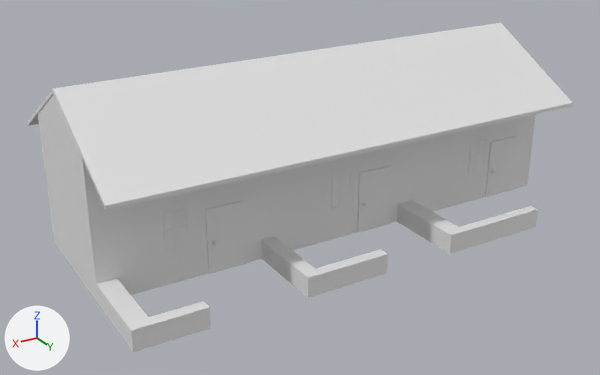
What one commit did to the FBX model Assets/BAYU/Assets/3D/Mentah/Environment & Building/Rumah-3.fbx.
One viewpoint serves both versions: a 50 mm camera at (50.5, 53.5, 28.1) aimed at (20.7, 3.9, 3.3). Lighting does not change. The marker at lower left points along +X, +Y and +Z. The picture after the commit comes second. Where no turn or scale is listed for an object, it has been applied to the vertices.

The older version as bpy lines, for what is in view:
```python
ob_cube = bpy.data.objects.new('Cube', me_cube)
ob_cube.location = (6.78, 2.02, 5.0)
ob_cylinder = bpy.data.objects.new('Cylinder', me_cylinder_001)
ob_cylinder.location = (6.24, 2.14, 9.74)
ob_jendela_1 = bpy.data.objects.new('Jendela-1', me_cube_004)
ob_jendela_1.location = (32.16, 7.08, 3.89)
ob_jendela_2 = bpy.data.objects.new('Jendela-2', me_cube_005)
ob_jendela_2.location = (19.1, 7.08, 3.89)
ob_jendela_3 = bpy.data.objects.new('Jendela-3', me_cube_006)
ob_jendela_3.location = (5.93, 7.08, 3.89)
ob_pintu_1 = bpy.data.objects.new('Pintu-1', me_cube_001)
ob_pintu_1.location = (28.5, 7.14, 2.44)
ob_pintu_2 = bpy.data.objects.new('Pintu-2', me_cube_002)
ob_pintu_2.location = (16.06, 7.14, 2.44)
ob_pintu_3 = bpy.data.objects.new('Pintu-3', me_cube_003)
ob_pintu_3.location = (3.15, 7.14, 2.44)
```
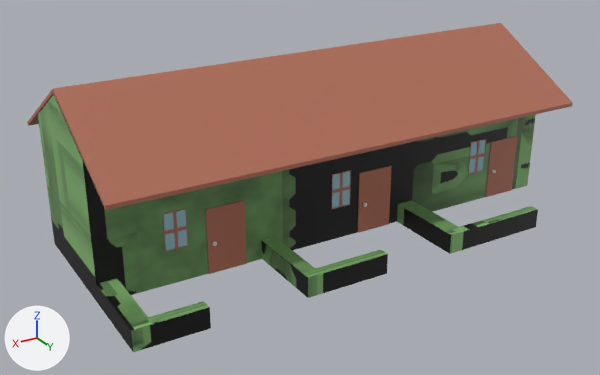
Where the newer file only moved an object's origin or applied its transform, the numbers keep the older frame.

Changed parts and their boxes (x1, y1, x2, y2) in the pictures (600 x 375 px):
'Cylinder', recoloured (white to brown): (27, 23, 573, 210) in both
'Cube', surface changed (darker): (38, 94, 538, 352) in both
'Pintu-1', recoloured (white to brown): (205, 200, 247, 274) in both
'Pintu-2', recoloured (white to brown): (357, 166, 392, 233) in both
'Pintu-3', recoloured (white to brown): (485, 136, 517, 197) in both
part 1 of me_cube_005, recoloured (white to brown): (331, 170, 351, 209) in both
part 2 of me_cube_005, recoloured (white to cyan): (332, 171, 350, 208) in both
part 3 of me_cube_006, recoloured (white to brown): (468, 139, 486, 174) in both
part 4 of me_cube_006, recoloured (white to cyan): (469, 140, 486, 173) in both
part 5 of me_cube_004, recoloured (white to brown): (163, 209, 188, 252) in both
part 6 of me_cube_004, recoloured (white to cyan): (164, 210, 188, 251) in both

What changed in the scene script:
```text
Add img_wall_png:
    img_wall_png = load_image('Wall.png', '../../../Texture/Buildings/Masjid/Wall.png', 1024, 1024, 'sRGB')
Change mat_material:
    remove mat_material.base_color = (0.8, 0.8, 0.8)  # white #e7e7e7
    add mat_material.texture = img_wall_png
Add mat_material_003:
    mat_material_003 = principled_material('Material.003')
    mat_material_003.base_color = (0.445, 0.156, 0.0976)  # brown #b26e58
Add mat_material_004:
    mat_material_004 = principled_material('Material.004')
    mat_material_004.base_color = (0.445, 0.156, 0.0976)  # brown #b26e58
Add mat_material_005:
    mat_material_005 = principled_material('Material.005')
    mat_material_005.base_color = (0.408, 0.698, 0.8)  # cyan #abdae7
    mat_material_005.metallic = 0.5
    mat_material_005.roughness = 0.0
Change me_cube_001:
    where me_cube_001.from_pydata(...)  # 8 vertices, 6 faces; spans x -1.45..1.45, y -0.11..-0.03, z -2.44..2.44
    add me_cube_001.materials.append(mat_material_003)  # brown #b26e58
Change me_cube_005:
    where me_cube_005.from_pydata(...)  # 64 vertices, 62 faces; spans x -0.82..0.82, y -0.06..-0.02, z -1.37..1.37
    used by ob_jendela_2; location = (19.1, 7.08, 3.89)
    me_cube_005 part 1: 58 of the faces centred in x -0.82..0.82, y -0.06..-0.02, z -1.37..1.37 switch from no material to mat_material_003 (brown #b26e58)
    me_cube_005 part 2: all 4 faces centred in x -0.44..0.44, y -0.05, z -0.72..0.72 switch from no material to mat_material_005 (cyan #abdae7)
Change me_cube_004:
    where me_cube_004.from_pydata(...)  # 64 vertices, 62 faces; spans x -0.82..0.82, y -0.06..-0.02, z -1.37..1.37
    used by ob_jendela_1; location = (32.16, 7.08, 3.89)
    me_cube_004 part 5: 58 of the faces centred in x -0.82..0.82, y -0.06..-0.02, z -1.37..1.37 switch from no material to mat_material_003 (brown #b26e58)
    me_cube_004 part 6: all 4 faces centred in x -0.44..0.44, y -0.05, z -0.72..0.72 switch from no material to mat_material_005 (cyan #abdae7)
Change me_cube_002:
    where me_cube_002.from_pydata(...)  # 8 vertices, 6 faces; spans x -1.45..1.45, y -0.11..-0.03, z -2.44..2.44
    add me_cube_002.materials.append(mat_material_003)  # brown #b26e58
Change me_cube_003:
    where me_cube_003.from_pydata(...)  # 8 vertices, 6 faces; spans x -1.45..1.45, y -0.11..-0.03, z -2.44..2.44
    add me_cube_003.materials.append(mat_material_003)  # brown #b26e58
Change me_cube:
    where me_cube.from_pydata(...)  # 94 vertices, 92 faces; spans x -7.0..31.0, y -5.0..11.3, z -5.0..7.7
    used by ob_cube; location = (6.78, 2.02, 5.0)
    me_cube part 7: texture (UV) coordinates of 92 of 92 faces, centred in x -7.0..31.0, y -5.0..11.3, z -5.0..6.4, changed; they spanned u 0.12..0.88, v 0.0..1.0 and now span u 0.0..1.0, v 0.0..0.94
Change me_cube_006:
    where me_cube_006.from_pydata(...)  # 64 vertices, 62 faces; spans x -0.82..0.82, y -0.06..-0.02, z -1.37..1.37
    used by ob_jendela_3; location = (5.93, 7.08, 3.89)
    me_cube_006 part 3: 58 of the faces centred in x -0.82..0.82, y -0.06..-0.02, z -1.37..1.37 switch from no material to mat_material_003 (brown #b26e58)
    me_cube_006 part 4: all 4 faces centred in x -0.44..0.44, y -0.05, z -0.72..0.72 switch from no material to mat_material_005 (cyan #abdae7)
Change me_cylinder_001:
    where me_cylinder_001.from_pydata(...)  # 24 vertices, 20 faces; spans x -6.5..31.5, y -8.8..8.5, z -1.6..3.4
    add me_cylinder_001.materials.append(mat_material_004)  # brown #b26e58
```
